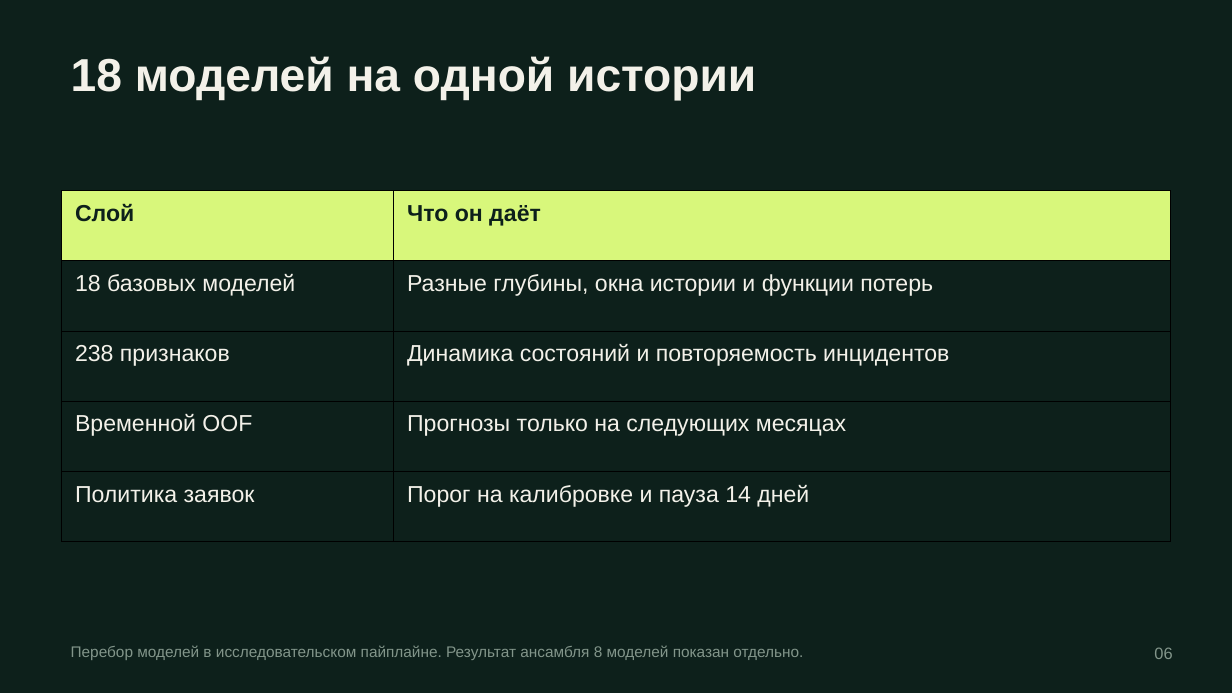
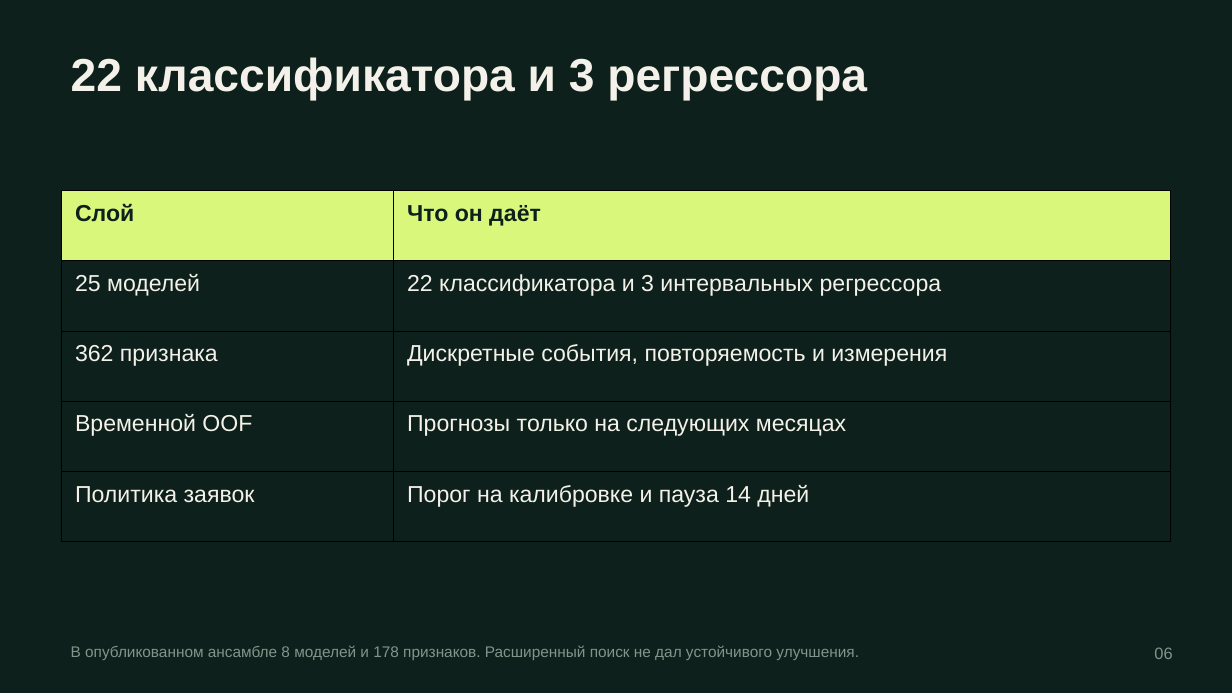
Before and after one commit to mshperling/piket-lct2026-demo, a slide deck: slide 6 of PIKET_LCT2026.pptx. Drawn at 1232x693 pixels with LibreOffice and Linux fonts; fonts in the diff are those of the drawing. Boxes give left, top, right and bottom in pixels: in the first picture for what was removed or moved away, otherwise in the second. Text is boxed around its words. In the diff, an @@ line names an element or a change of style, - is before the commit and + after.

```diff
--- a/PIKET_LCT2026.pptx
+++ b/PIKET_LCT2026.pptx
@@ text at <box>71,57,867,100</box>: text changed @@
-18 моделей на одной истории
+22 классификатора и 3 регрессора
@@ table at <box>62,190,1171,542</box> @@
-row 2, column 1: 18 базовых моделей
+row 2, column 1: 25 моделей
-row 2, column 2: Разные глубины, окна истории и функции потерь
+row 2, column 2: 22 классификатора и 3 интервальных регрессора
-row 3, column 1: 238 признаков
+row 3, column 1: 362 признака
-row 3, column 2: Динамика состояний и повторяемость инцидентов
+row 3, column 2: Дискретные события, повторяемость и измерения
@@ text at <box>71,645,859,660</box>: text changed @@
-Перебор моделей в исследовательском пайплайне. Результат ансамбля 8 моделей показан отдельно.
+В опубликованном ансамбле 8 моделей и 178 признаков. Расширенный поиск не дал устойчивого улучшения.
```
Also in this commit, not shown: 2 slides added, 2 slides removed, 8 other files.
